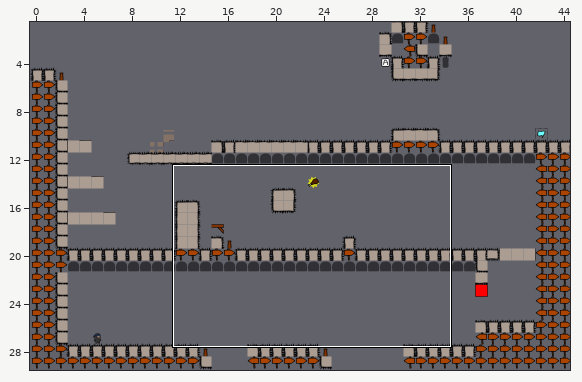
Two states of a Tiled map, raw/levelconverter/maps/l05.tmx. Above: a wide view before the commit, with the close-up outlined.
Close-up. Earlier state:
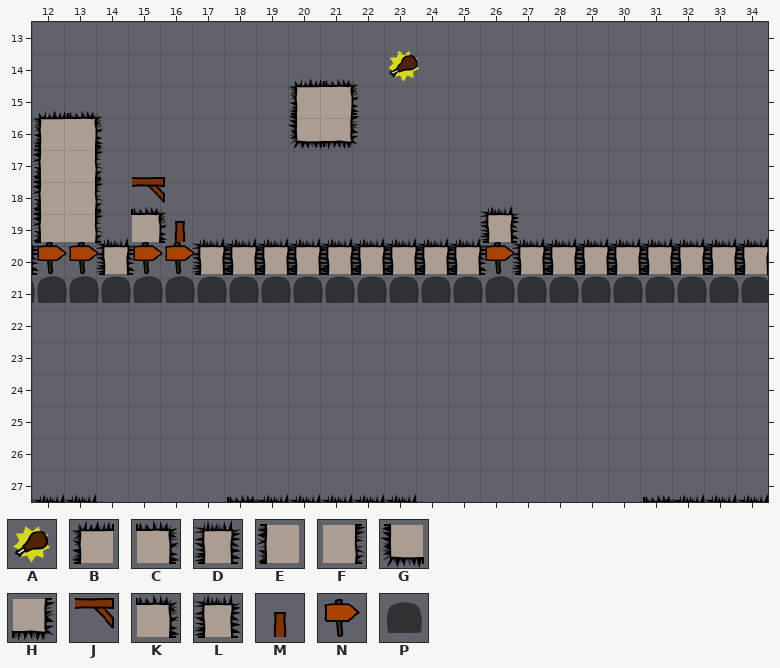
Cells are 40x40 px. Shown: x 12..34, y 13..27.
Key: from "objectpalette": A 13, B 40, C 42, D 43, E 48, F 50, G 56, H 58; from "world1": J 11, K 32, L 33, M 34, N 41, P 49.
_ is an empty cell.
Layers that did not change in this view are not listed.
Layer "walls" before, first column x 12:
13 _______________________
14 _______________________
15 _______________________
16 _______________________
17 _______________________
18 ___J___________________
19 ___KM__________________
20 NNLNNLLLLLLLLLNLLLLLLLL
21 PPPPPPPPPPPPPPPPPPPPPPP
22 _______________________
23 _______________________
24 _______________________
25 _______________________
26 _______________________
27 _______________________
Layer "objects" before, first column x 12:
13 _______________________
14 ___________A___________
15 ________BC_____________
16 BC______GH_____________
17 EF_____________________
18 EF_____________________
19 EF____________D________
20 _______________________
21 _______________________
22 _______________________
23 _______________________
24 _______________________
25 _______________________
26 _______________________
27 _______________________
And afterwards:
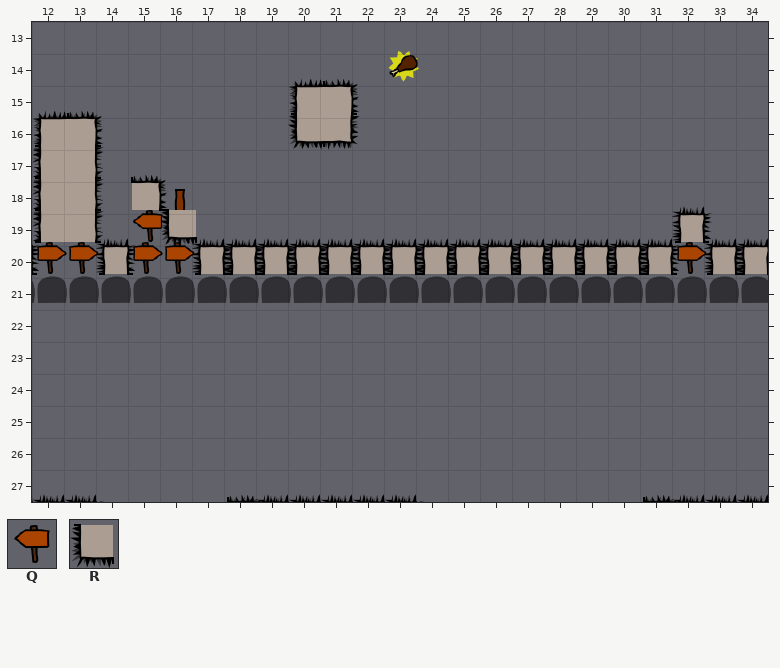
Further tiles: from "world1": Q 40, R 42.
From old to new:
Changed rows in their new state; . is an unchanged cell.
Layer "walls":
first column x 15:
18 KM................
19 QR................
20 ...........L.....N
Layer "objects":
first column x 26:
19 _.....D
Boxes around the changes in both close-ups, in picture pixels (x1, y1, x2, y2):
changed: (131, 174, 197, 246)
changed: (480, 206, 520, 275)
changed: (672, 206, 712, 275)
